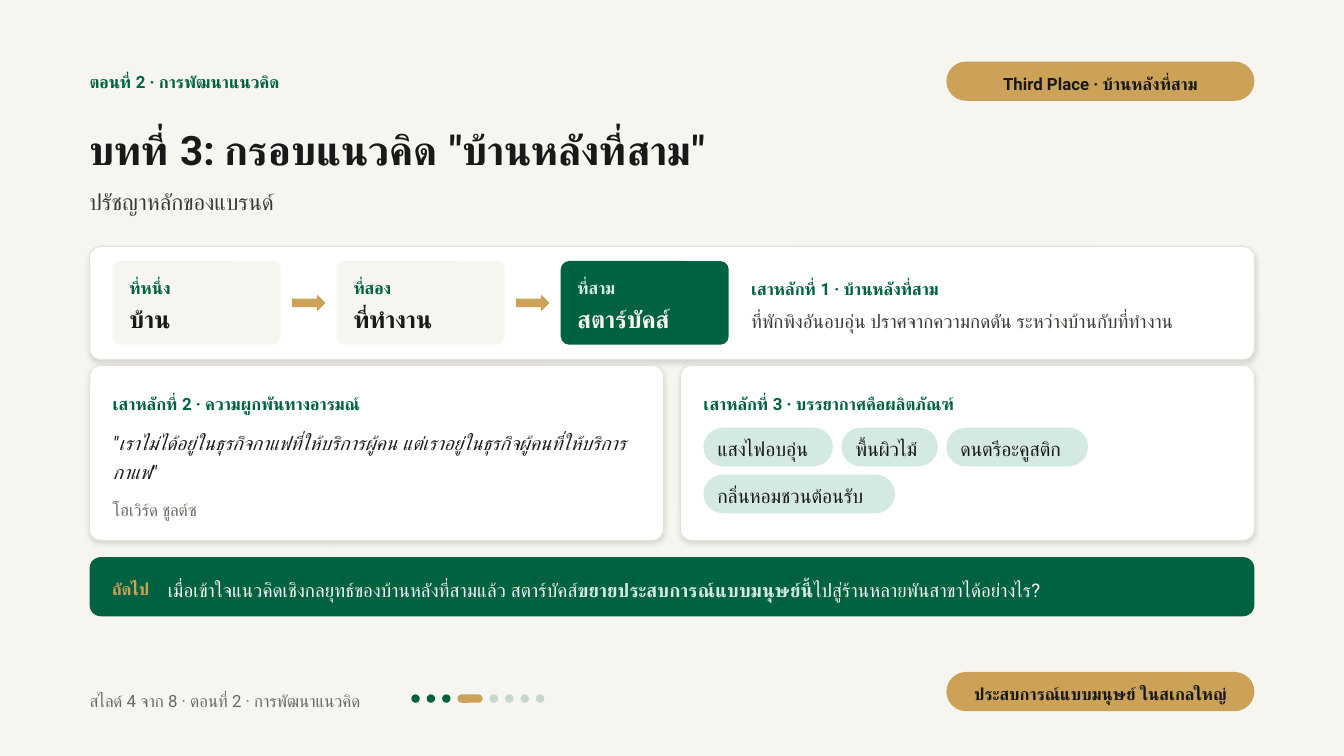
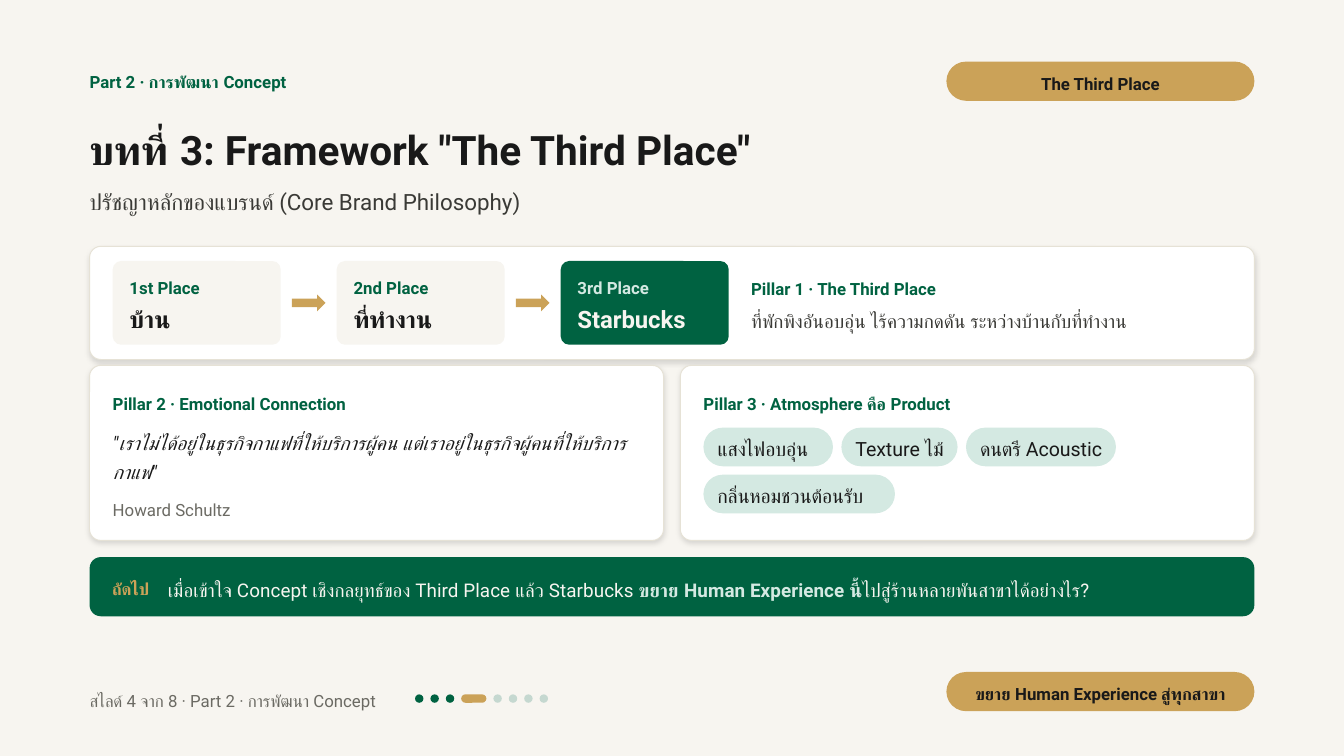
Before and after one commit to tungao06/slide-present-en, a slide deck: slide 12 of starbucks-presentation/export/Starbucks_Storytelling_Masterclass.pptx. Drawn at 1344x756 pixels with LibreOffice and Linux fonts; fonts in the diff are those of the drawing. Boxes give left, top, right and bottom in pixels: in the first picture for what was removed or moved away, otherwise in the second. Text is boxed around its words. In the diff, an @@ line names an element or a change of style, - is before the commit and + after.

```diff
--- a/starbucks-presentation/export/Starbucks_Storytelling_Masterclass.pptx
+++ b/starbucks-presentation/export/Starbucks_Storytelling_Masterclass.pptx
@@ text at [90, 76, 287, 92]: text changed @@
-ตอนที่ 2 · การพัฒนาแนวคิด
+Part 2 · การพัฒนา Concept
@@ text at [1041, 77, 1160, 90]: text changed @@
-Third Place · บ้านหลังที่สาม
+The Third Place
@@ text at [90, 133, 750, 166]: text changed @@
-บทที่ 3: กรอบแนวคิด "บ้านหลังที่สาม"
+บทที่ 3: Framework "The Third Place"
@@ text at [90, 192, 521, 216]: text changed @@
-ปรัชญาหลักของแบรนด์
+ปรัชญาหลักของแบรนด์ (Core Brand Philosophy)
@@ text at [129, 281, 200, 294]: text changed @@
-ที่หนึ่ง
+1st Place
@@ text at [354, 281, 428, 294]: text changed @@
-ที่สอง
+2nd Place
@@ text at [577, 281, 649, 294]: text changed @@
-ที่สาม
+3rd Place
@@ text at [751, 282, 936, 295]: text changed @@
-เสาหลักที่ 1 · บ้านหลังที่สาม
+Pillar 1 · The Third Place
@@ text at [577, 310, 685, 329]: text changed @@
-สตาร์บัคส์
+Starbucks
@@ text at [751, 314, 1126, 334]: text changed @@
-ที่พักพิงอันอบอุ่น ปราศจากความกดดัน ระหว่างบ้านกับที่ทำงาน
+ที่พักพิงอันอบอุ่น ไร้ความกดดัน ระหว่างบ้านกับที่ทำงาน
@@ text at [113, 397, 346, 410]: text changed @@
-เสาหลักที่ 2 · ความผูกพันทางอารมณ์
+Pillar 2 · Emotional Connection
@@ text at [703, 397, 951, 414]: text changed @@
-เสาหลักที่ 3 · บรรยากาศคือผลิตภัณฑ์
+Pillar 3 · Atmosphere คือ Product
@@ rounded rectangle: place and size @@
-rounded rectangle at [841, 427, 938, 466]
+rounded rectangle at [841, 427, 957, 466]
@@ text at [855, 441, 944, 456]: text changed @@
-พื้นผิวไม้
+Texture ไม้
@@ rounded rectangle: place and size @@
-rounded rectangle at [946, 427, 1089, 466]
+rounded rectangle at [966, 427, 1117, 466]
@@ text at [980, 441, 1102, 456]: text changed @@
-ดนตรีอะคูสติก
+ดนตรี Acoustic
@@ text at [113, 503, 230, 516]: text changed @@
-โฮเวิร์ด ชูลต์ซ
+Howard Schultz
@@ text at [168, 582, 1089, 603]: text changed @@
-เมื่อเข้าใจแนวคิดเชิงกลยุทธ์ของบ้านหลังที่สามแล้ว สตาร์บัคส์ขยายประสบการณ์แบบมนุษย์นี้ไปสู่ร้านหลายพันสาขาได้อย่างไร?
+เมื่อเข้าใจ Concept เชิงกลยุทธ์ของ Third Place แล้ว Starbucks ขยาย Human Experience นี้ไปสู่ร้านหลายพันสาขาได้อย่างไร?
@@ text at [975, 687, 1225, 705]: text changed @@
-ประสบการณ์แบบมนุษย์ ในสเกลใหญ่
+ขยาย Human Experience สู่ทุกสาขา
@@ text at [90, 695, 375, 711]: text changed @@
-สไลด์ 4 จาก 8 · ตอนที่ 2 · การพัฒนาแนวคิด
+สไลด์ 4 จาก 8 · Part 2 · การพัฒนา Concept
@@ 7 rounded rectangles: place and size @@
-7 rounded rectangles at [411, 695, 544, 703]
+7 rounded rectangles at [415, 695, 548, 703]
```
Also in this commit, not shown: 7 other slides changed, 12 other files.
